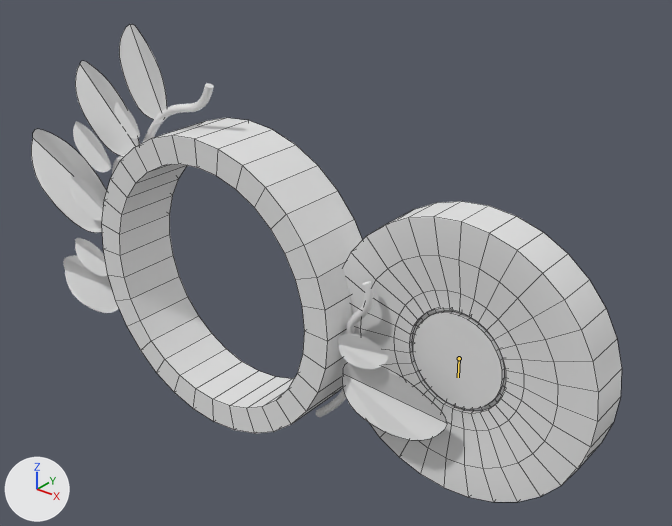
The Blender file Assets/Blender/Lemon/lemon-door.blend: old version first, new version second.
The view is the same before and after, from a camera (50 mm lens) standing at (31.7, -30.2, 27.5) and looking at (5.1, 3.0, 6.9). The axes (+X, +Y, +Z) are drawn at lower left. The lights are the same throughout. The first picture is the older version. Both versions are drawn at frame 1 of the action 'Open'; the numbers are the values there. The bones that bend it are drawn over the model as lines. Mesh edges are drawn as thin lines on the coarser meshes.
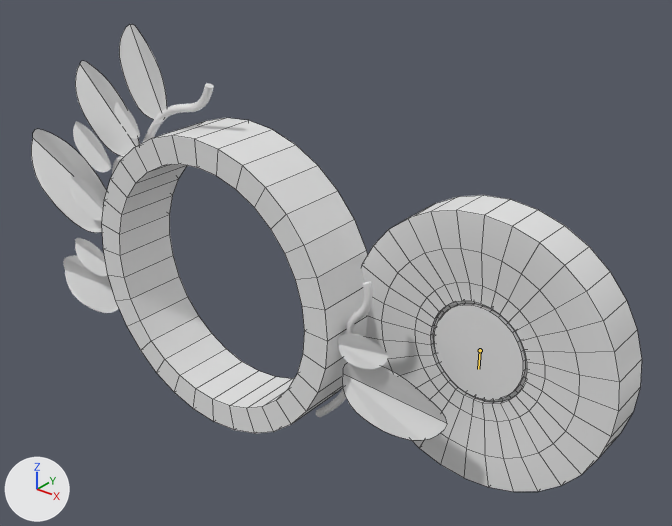
What differs and where, as boxes [x1, y1, x2, y2] in the pictures (672 x 526 px):
'LemonDoorInner', posed
    before: [343, 201, 622, 502]
    after: [361, 195, 642, 492]
bone 'Bone', root to tip
    before: (459, 358) to (458, 377)
    after: (480, 350) to (478, 369)

Edits to the bpy script that builds the scene:
```text
Change bone_bone:
    where bone_bone = bpy.data.objects['LemonDoorArmature'].pose.bones['Bone']
    bone_bone.location: (13.685, 0.0, -1.174) -> (14.047, 0.0, -2.384)
```
